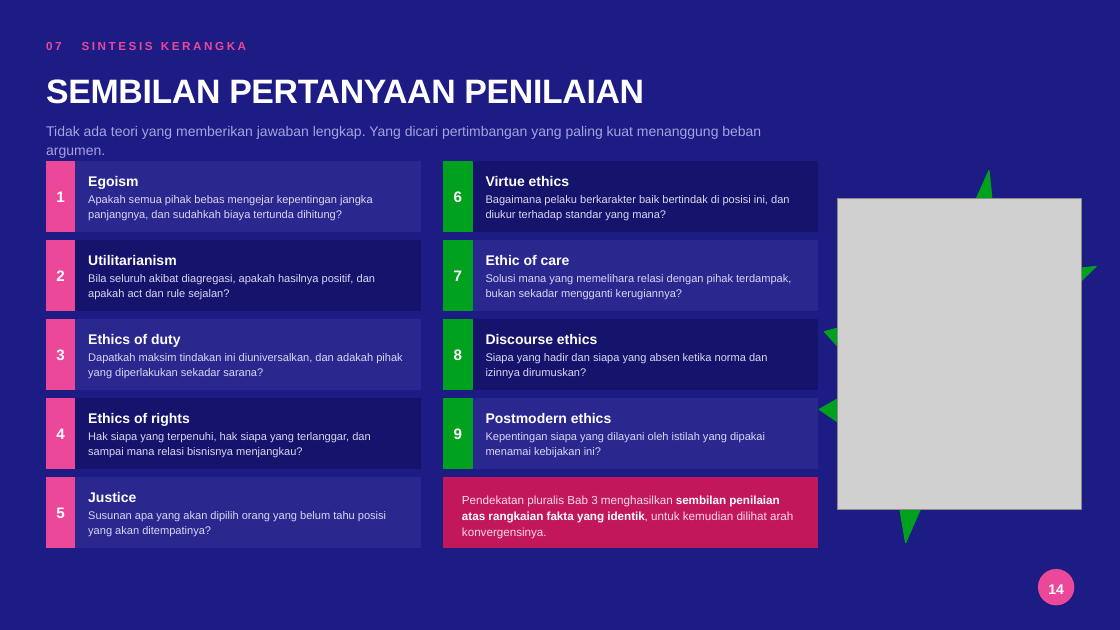
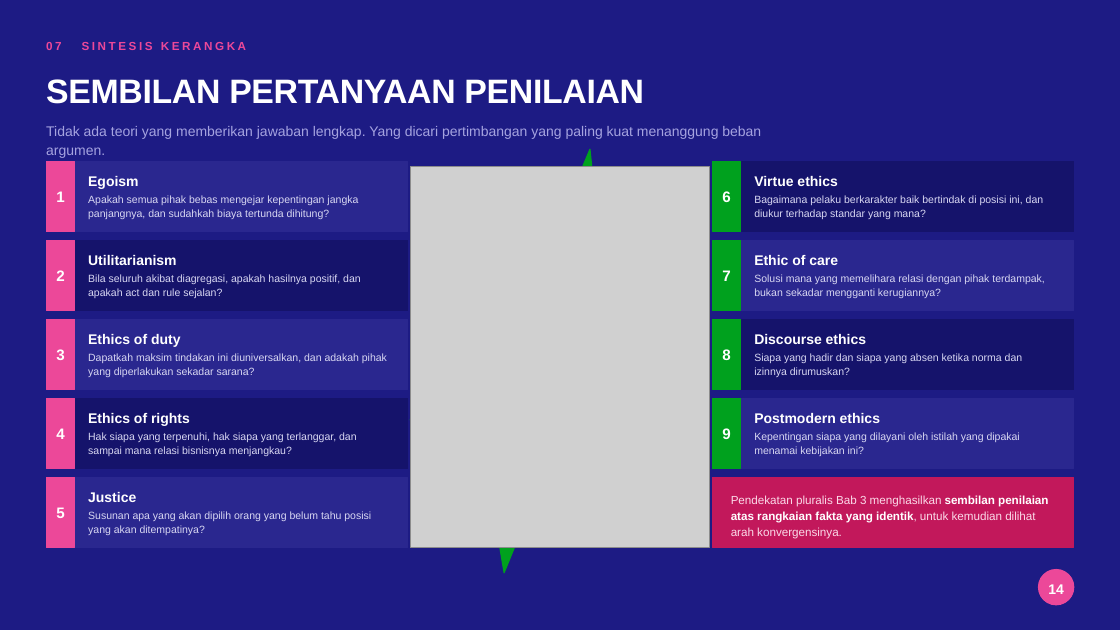
Before and after one commit to aslihabnuri/Dom-Manipulation, a slide deck: slide 14 of business-ethics/WOW-Business-Ethics-Hilirisasi-Nikel.pptx. Drawn at 1120x630 pixels with LibreOffice and Linux fonts; fonts in the diff are those of the drawing; grey boxes stand for pictures; background and template pictures are left out. Boxes give left, top, right and bottom in pixels: in the first picture for what was removed or moved away, otherwise in the second. Text is boxed around its words. In the diff, an @@ line names an element or a change of style, - is before the commit and + after.

```diff
--- a/business-ethics/WOW-Business-Ethics-Hilirisasi-Nikel.pptx
+++ b/business-ethics/WOW-Business-Ethics-Hilirisasi-Nikel.pptx
@@ irregular seal resized from (x1=790, y1=158, x2=1120, y2=552) to (x1=376, y1=135, x2=745, y2=583) @@
@@ rectangle resized from (x1=46, y1=161, x2=420, y2=232) to (x1=46, y1=161, x2=408, y2=232) @@
@@ picture resized from (x1=838, y1=198, x2=1081, y2=510) to (x1=411, y1=166, x2=709, y2=548) @@
@@ rectangle resized from (x1=444, y1=161, x2=818, y2=232) to (x1=712, y1=161, x2=1074, y2=232) @@
@@ text "Virtue ethics" moved from (x1=486, y1=176, x2=569, y2=186) to (x1=754, y1=176, x2=837, y2=186) @@
@@ text "Bagaimana pelaku berkarakter baik bertindak ..." moved from (x1=486, y1=195, x2=789, y2=221) to (x1=754, y1=195, x2=1044, y2=219) @@
@@ rectangle resized from (x1=46, y1=240, x2=420, y2=311) to (x1=46, y1=240, x2=408, y2=311) @@
@@ rectangle resized from (x1=444, y1=240, x2=818, y2=311) to (x1=712, y1=240, x2=1074, y2=311) @@
@@ text "Ethic of care" moved from (x1=486, y1=255, x2=570, y2=265) to (x1=754, y1=255, x2=838, y2=265) @@
@@ text "Solusi mana yang memelihara relasi ..." moved from (x1=486, y1=274, x2=791, y2=299) to (x1=754, y1=274, x2=1045, y2=298) @@
@@ rectangle resized from (x1=46, y1=319, x2=420, y2=390) to (x1=46, y1=319, x2=408, y2=390) @@
@@ rectangle resized from (x1=444, y1=319, x2=818, y2=390) to (x1=712, y1=319, x2=1074, y2=390) @@
@@ text "Discourse ethics" moved from (x1=486, y1=334, x2=597, y2=344) to (x1=754, y1=334, x2=866, y2=344) @@
@@ text "Siapa yang hadir dan siapa ..." moved from (x1=486, y1=353, x2=767, y2=378) to (x1=754, y1=353, x2=1023, y2=377) @@
@@ rectangle resized from (x1=46, y1=398, x2=420, y2=469) to (x1=46, y1=398, x2=408, y2=469) @@
@@ 4 texts, 4 rectangles moved together from (x1=444, y1=161, x2=472, y2=469) to (x1=712, y1=161, x2=741, y2=469) @@
@@ rectangle resized from (x1=444, y1=398, x2=818, y2=469) to (x1=712, y1=398, x2=1074, y2=469) @@
@@ text "Postmodern ethics" moved from (x1=486, y1=413, x2=611, y2=423) to (x1=754, y1=413, x2=880, y2=423) @@
@@ size 9.5 to 9 pt in 9 elements at (x1=88, y1=195, x2=358, y2=219), (x1=88, y1=274, x2=361, y2=298), (x1=88, y1=353, x2=387, y2=377), (x1=88, y1=432, x2=357, y2=456), (x1=88, y1=511, x2=371, y2=535), (x1=754, y1=195, x2=1044, y2=219), (x1=754, y1=274, x2=1045, y2=298), (x1=754, y1=353, x2=1023, y2=377), (x1=754, y1=432, x2=1020, y2=456) @@
@@ text "Kepentingan siapa yang dilayani oleh ..." moved from (x1=486, y1=432, x2=765, y2=457) to (x1=754, y1=432, x2=1020, y2=456) @@
@@ rectangle resized from (x1=46, y1=477, x2=420, y2=548) to (x1=46, y1=477, x2=408, y2=548) @@
@@ rectangle resized from (x1=444, y1=477, x2=818, y2=548) to (x1=712, y1=477, x2=1074, y2=548) @@
@@ text "Pendekatan pluralis Bab 3 menghasilkan ..." rewrapped from (x1=462, y1=495, x2=793, y2=539) to (x1=731, y1=495, x2=1048, y2=539) @@
```
Also in this commit, not shown: 9 other slides changed, 1 other file.
